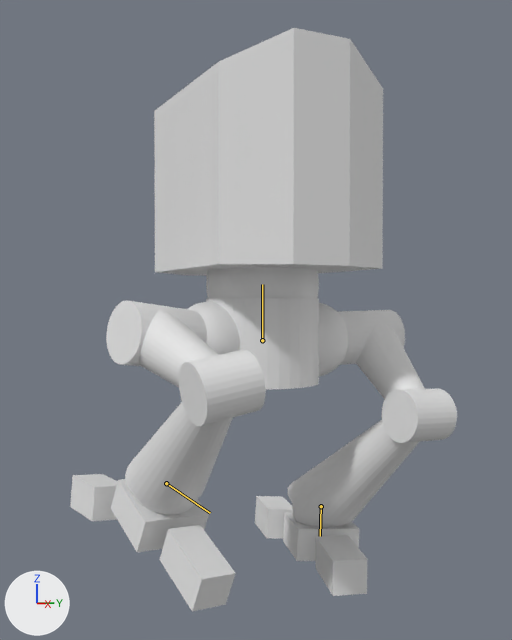
One commit to the Blender file step8.blend: the scene before it, then after it.
One viewpoint serves both versions: a 50 mm lens placed at (5.27, -5.83, 5.15), pointed at (-7.03, 0.28, 4.84). Arrows for +X, +Y and +Z are at lower left; the lights stay in place. The first picture is the older version. Both versions are drawn at frame 104 of the action 'ArmatureAction'; the numbers are the values there. The bones that change are drawn over the model as lines.
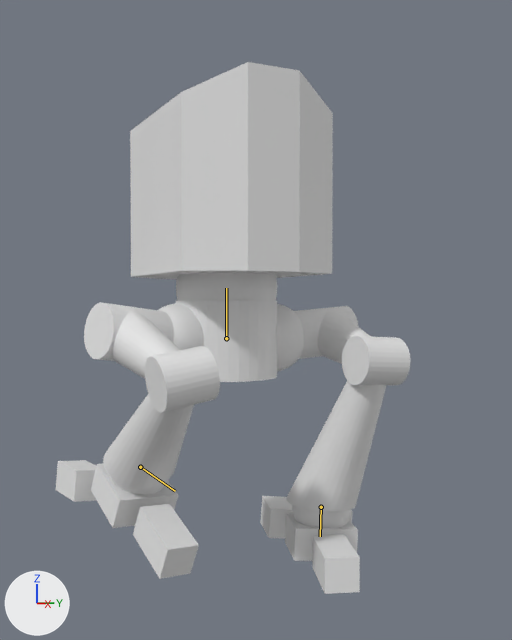
Pixel boxes (x1, y1, x2, y2) of what changed, in the pictures (512 x 640 px):
'Icosphere', posed (11% narrower, 11% shorter)
    before: (154, 28, 383, 298)
    after: (130, 62, 333, 301)
'Cone.002', posed (23% narrower, 24% taller)
    before: (288, 420, 419, 525)
    after: (286, 381, 386, 511)
'Cylinder', posed (11% narrower, 10% shorter)
    before: (206, 298, 319, 389)
    after: (176, 300, 277, 382)
'Icosphere.002', posed (10% narrower, 14% shorter)
    before: (106, 300, 240, 387)
    after: (84, 303, 204, 378)
'Cone.003', posed (16% narrower, 10% shorter)
    before: (125, 402, 233, 508)
    after: (103, 394, 194, 489)
'Icosphere.001', posed
    before: (318, 303, 425, 399)
    after: (276, 304, 370, 371)
'Cylinder.004', posed (14% narrower, 12% shorter)
    before: (179, 350, 266, 426)
    after: (145, 346, 220, 413)
'Cylinder.003', posed (9% narrower, 11% shorter)
    before: (382, 388, 457, 443)
    after: (342, 336, 410, 385)
'Cube.004', posed (14% narrower, 13% shorter)
    before: (159, 525, 236, 611)
    after: (133, 504, 199, 579)
'Icosphere.004', posed (11% narrower, 11% shorter)
    before: (111, 479, 209, 552)
    after: (91, 463, 178, 528)
'Cube.003', posed
    before: (316, 535, 367, 596)
    after: (312, 534, 360, 594)
'Cube.005', posed (16% narrower, 10% shorter)
    before: (70, 474, 118, 521)
    after: (56, 460, 96, 502)
'Icosphere.003', posed
    before: (283, 504, 359, 561)
    after: (285, 504, 358, 561)
'Cube.002', posed (13% narrower)
    before: (255, 496, 293, 539)
    after: (260, 496, 293, 538)
bone 'Torso', root to tip
    before: (262, 340) to (262, 284)
    after: (226, 338) to (226, 288)
bone 'Ankle.R', root to tip
    before: (321, 506) to (320, 536)
    after: (321, 507) to (320, 536)
bone 'Shin_Controller.L', root to tip
    before: (166, 483) to (210, 513)
    after: (140, 467) to (175, 491)

What the commit changed:
Bone 'Torso' (bone_torso) moves from (-6.01, -0.5, 0.1) to (-7.57, -0.53, 0.1).
Bone 'Ankle.R' (bone_ankle_r) turns from (11, 21, -15) to (0, 18, 0) degrees about its own x, y and z.
Bone 'Shin_Controller.L' (bone_shin_controller_l) moves from (0.58, -9.73, 1.06) to (0.55, -11.29, 1.05).
Bone 'Shin.R.004' (bone_shin_r_004) moves from (-0.6, -1.55, -1.07) to (-0.6, -4.1, -1.1).
